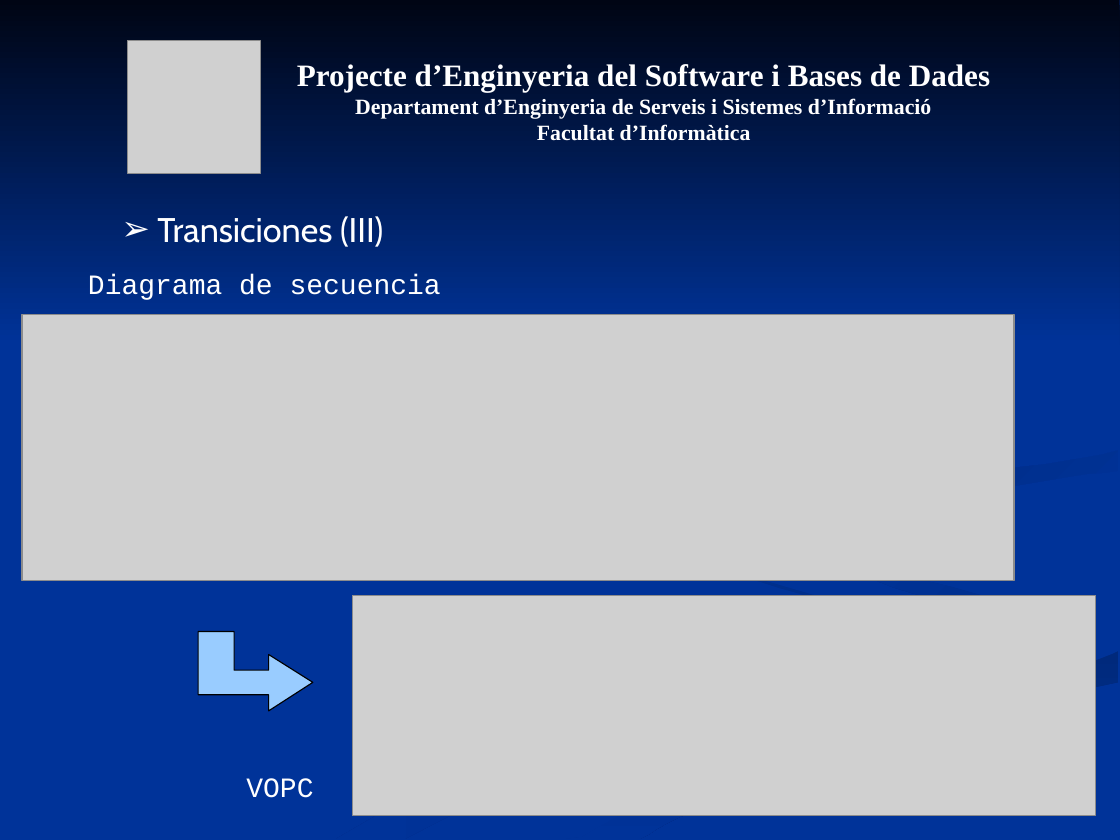
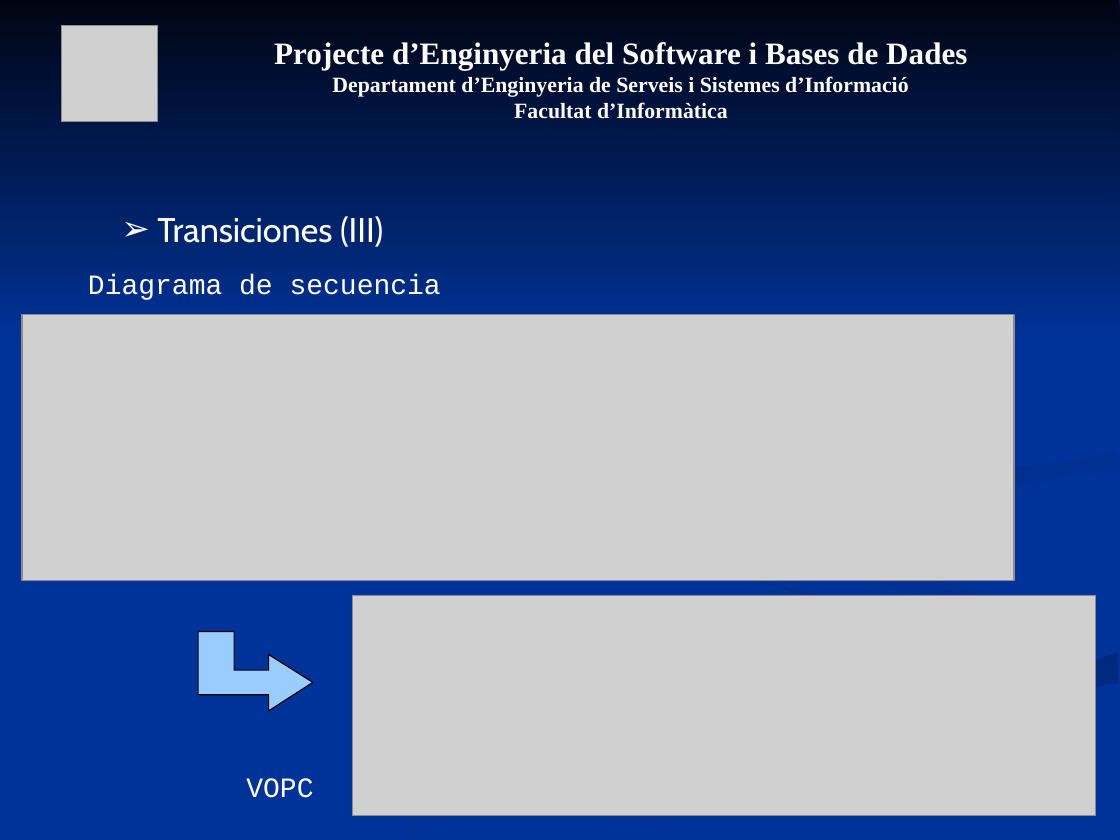
Before and after one commit to mvm9289/escfib, a slide deck: slide 10 of Docs/0910Q2-08-E-1.0-Presentacion.ppt. Drawn at 1120x840 pixels with LibreOffice and Linux fonts; fonts in the diff are those of the drawing; grey boxes stand for pictures. Boxes give left, top, right and bottom in pixels: in the first picture for what was removed or moved away, otherwise in the second. Text is boxed around its words. In the diff, an @@ line names an element or a change of style, - is before the commit and + after.

```diff
--- a/Docs/0910Q2-08-E-1.0-Presentacion.ppt
+++ b/Docs/0910Q2-08-E-1.0-Presentacion.ppt
@@ picture: place and size @@
-picture at (128, 40, 260, 172)
+picture at (62, 26, 158, 122)
@@ text "Projecte d’Enginyeria del Software i ...": place and size @@
-text "Projecte d’Enginyeria del Software i ..." at (297, 64, 990, 141)
+text "Projecte d’Enginyeria del Software i ..." at (274, 42, 967, 119)
```
Also in this commit, not shown: 4 other slides changed.
